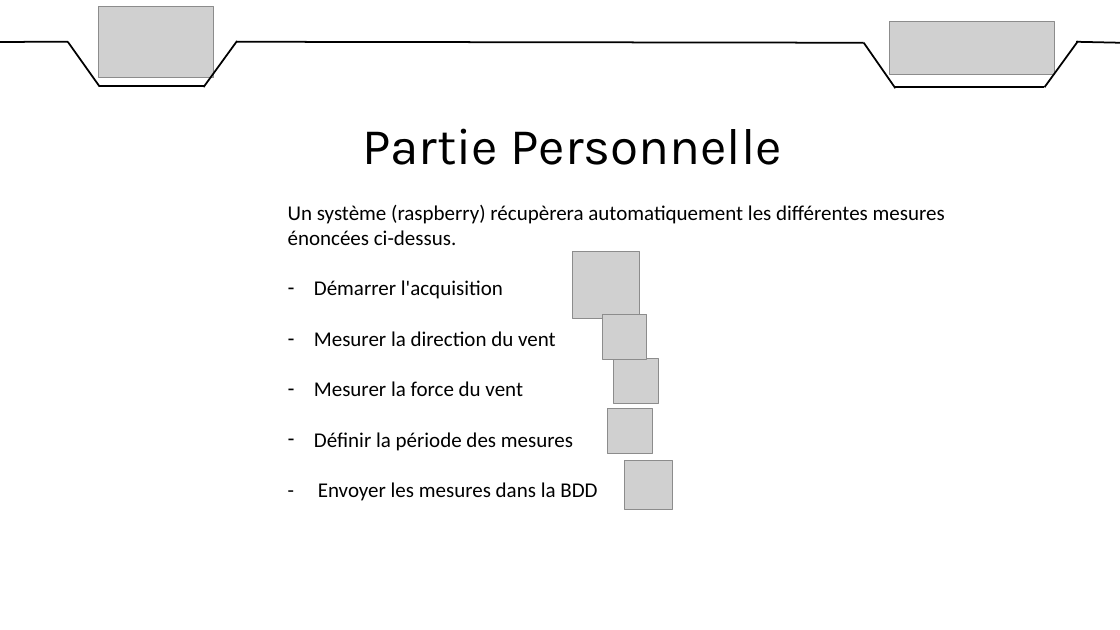
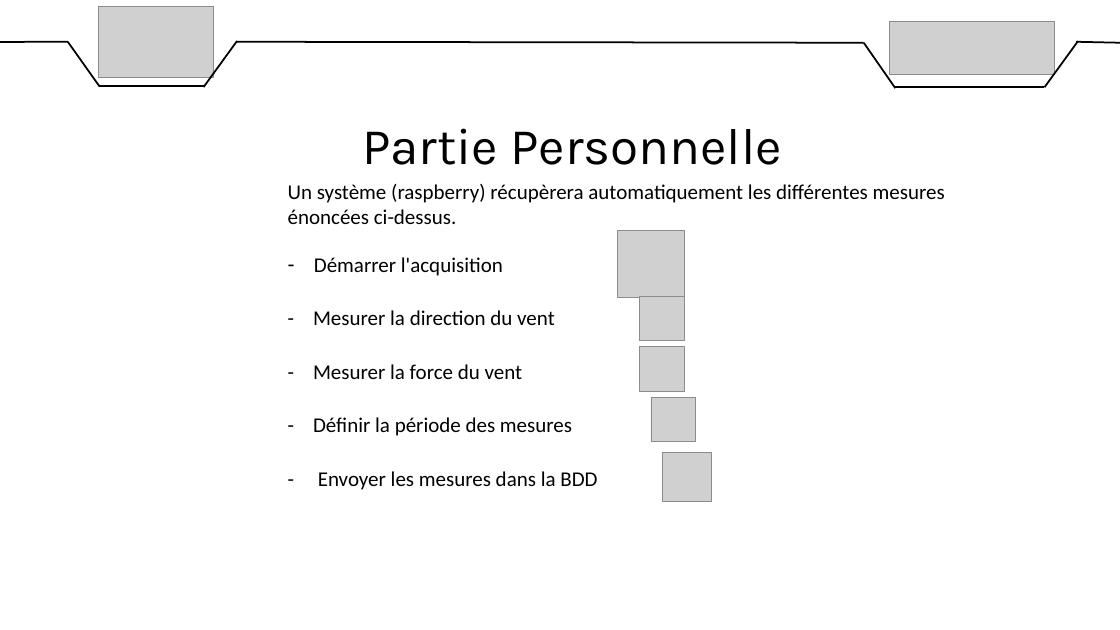
Before and after one commit to DylanChe/SupervisionSerre, a slide deck: slide 5 of oral_projet/revue_2/diaporama_revue_1_steven.pptx. Drawn at 1120x630 pixels with LibreOffice and Linux fonts; fonts in the diff are those of the drawing; grey boxes stand for pictures. Boxes give left, top, right and bottom in pixels: in the first picture for what was removed or moved away, otherwise in the second. Text is boxed around its words. In the diff, an @@ line names an element or a change of style, - is before the commit and + after.

Commit message:
MAJ diapo

```diff
--- a/oral_projet/revue_2/diaporama_revue_1_steven.pptx
+++ b/oral_projet/revue_2/diaporama_revue_1_steven.pptx
@@ text "Un système (raspberry) récupèrera automatiquement ...": place and size @@
-text "Un système (raspberry) récupèrera automatiquement ..." at box(288, 205, 945, 501)
+text "Un système (raspberry) récupèrera automatiquement ..." at box(288, 184, 945, 224)
@@ picture: place and size @@
-picture at box(573, 252, 640, 319)
+picture at box(618, 231, 685, 298)
@@ text added at box(314, 257, 503, 276), 18 pt, text #000000 @@
+– Démarrer l'acquisition
@@ text at box(314, 280, 597, 501): paragraphs removed @@
-– Démarrer l'acquisition
-– Mesurer la direction du vent
-– Mesurer la force du vent
-– Définir la période des mesures
-- Envoyer les mesures dans la BDD
@@ picture: place and size @@
-picture at box(613, 359, 658, 403)
+picture at box(639, 296, 684, 340)
@@ text added at box(313, 310, 555, 325), 18 pt, text #000000 @@
+- Mesurer la direction du vent
@@ picture: place and size @@
-picture at box(602, 314, 647, 359)
+picture at box(639, 347, 684, 392)
@@ text added at box(313, 364, 523, 379), 18 pt, text #000000 @@
+- Mesurer la force du vent
@@ text added at box(313, 417, 572, 436), 18 pt, text #000000 @@
+- Définir la période des mesures
@@ picture: place and size @@
-picture at box(607, 409, 652, 454)
+picture at box(651, 397, 696, 442)
@@ text added at box(318, 471, 597, 490), 18 pt, text #000000 @@
+- Envoyer les mesures dans la BDD
@@ picture: place and size @@
-picture at box(624, 460, 673, 509)
+picture at box(663, 453, 712, 502)
```
